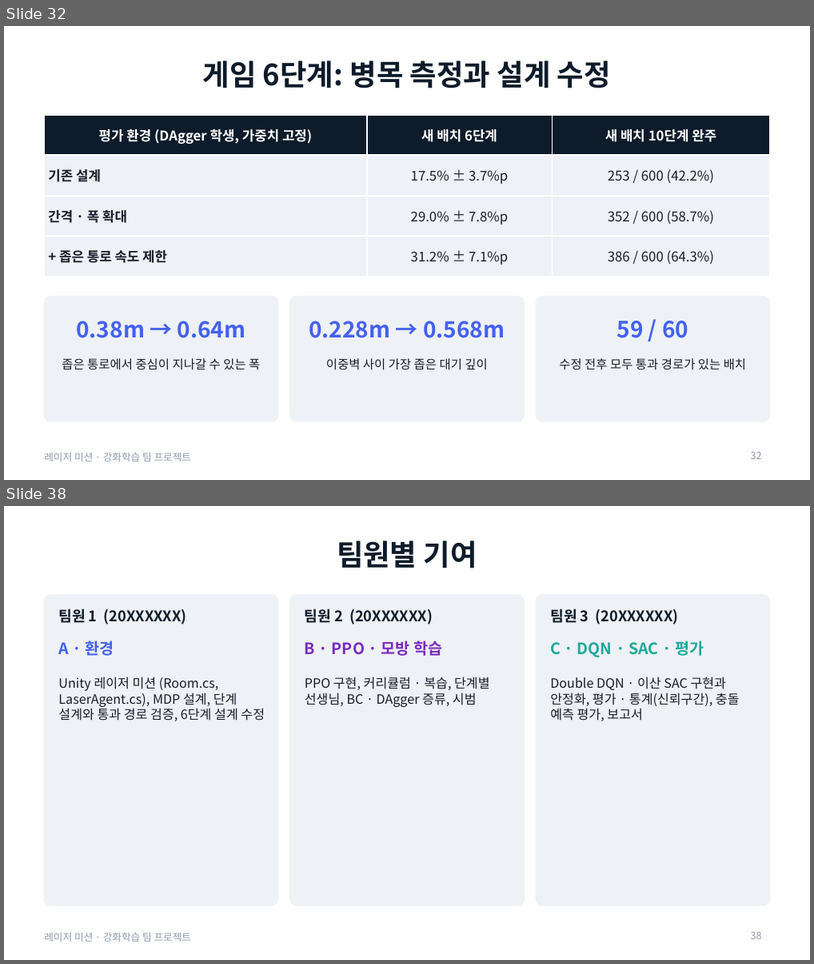
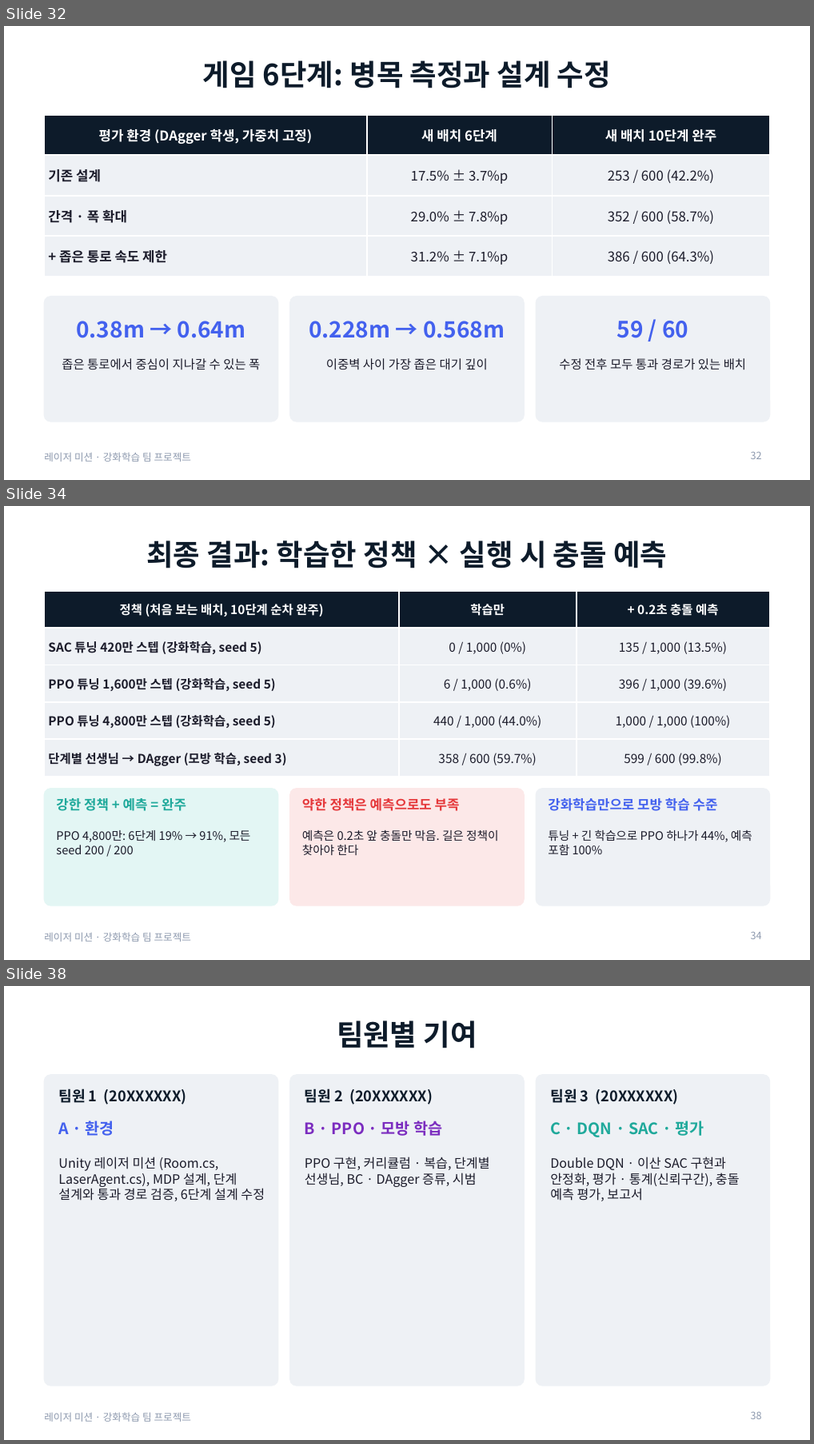
Before and after one commit to changxeokSong/reinforcement_learning, a slide deck: docs/LaserMission_presentation.pptx. Shown one above the other, each under a label of ours: slides 32 and 38 before the commit, slides 32, 34 and 38 after it; the slides between them are not shown. The pictures are 814x964 and 814x1444 pixels, drawn with LibreOffice and Linux fonts; fonts in the diff are those of the drawing. Boxes give left, top, right and bottom in pixels: in the first picture for what was removed or moved away, otherwise in the second. Text is boxed around its words. In the diff, an @@ line names an element or a change of style, - is before the commit and + after.

```diff
--- a/docs/LaserMission_presentation.pptx
+++ b/docs/LaserMission_presentation.pptx
@@ slide 34 added at (x1=4, y1=506, x2=810, y2=960), background #FFFFFF; not listed: 1 template element that a slide beside it also shows @@
@@ title added at (x1=146, y1=540, x2=667, y2=568), 26 pt, text #0D1B2A, bold @@
+최종 결과: 학습한 정책 × 실행 시 충돌 예측
@@ table added at (x1=44, y1=591, x2=770, y2=769), 5 rows, 3 columns @@
+정책 (처음 보는 배치, 10단계 순차 완주) | 학습만 | + 0.2초 충돌 예측
+SAC 튜닝 420만 스텝 (강화학습, seed 5) | 0 / 1,000 (0%) | 135 / 1,000 (13.5%)
+PPO 튜닝 1,600만 스텝 (강화학습, seed 5) | 6 / 1,000 (0.6%) | 396 / 1,000 (39.6%)
+PPO 튜닝 4,800만 스텝 (강화학습, seed 5) | 440 / 1,000 (44.0%) | 1,000 / 1,000 (100%)
+단계별 선생님 → DAgger (모방 학습, seed 3) | 358 / 600 (59.7%) | 599 / 600 (99.8%)
@@ rounded rectangle added at (x1=44, y1=788, x2=278, y2=905), fill #E3F6F4, outline #E3F6F4 1 pt @@
@@ rounded rectangle added at (x1=290, y1=788, x2=524, y2=905), fill #FCE8E8, outline #FCE8E8 1 pt @@
@@ rounded rectangle added at (x1=536, y1=788, x2=770, y2=905), fill #EEF1F5, outline #EEF1F5 1 pt @@
@@ text added at (x1=56, y1=798, x2=186, y2=811), 12 pt, text #1FA99B, bold @@
+강한 정책 + 예측 = 완주
@@ text added at (x1=302, y1=798, x2=460, y2=811), 12 pt, text #E5383B, bold @@
+약한 정책은 예측으로도 부족
@@ text added at (x1=548, y1=798, x2=718, y2=811), 12 pt, text #4361EE, bold @@
+강화학습만으로 모방 학습 수준
@@ text added at (x1=56, y1=830, x2=251, y2=854), 10.5 pt, text #1B1B2A @@
+PPO 4,800만: 6단계 19% → 91%, 모든 seed 200 / 200
@@ text added at (x1=302, y1=830, x2=498, y2=855), 10.5 pt, text #1B1B2A @@
+예측은 0.2초 앞 충돌만 막음. 길은 정책이 찾아야 한다
@@ text added at (x1=548, y1=830, x2=753, y2=855), 10.5 pt, text #1B1B2A @@
+튜닝 + 긴 학습으로 PPO 하나가 44%, 예측 포함 100%
@@ page number added at (x1=751, y1=932, x2=762, y2=939), 9 pt, text #8D99AE @@
+34
```
Also in this commit, not shown: 9 slides changed, 1 slide removed, 5 other files.
